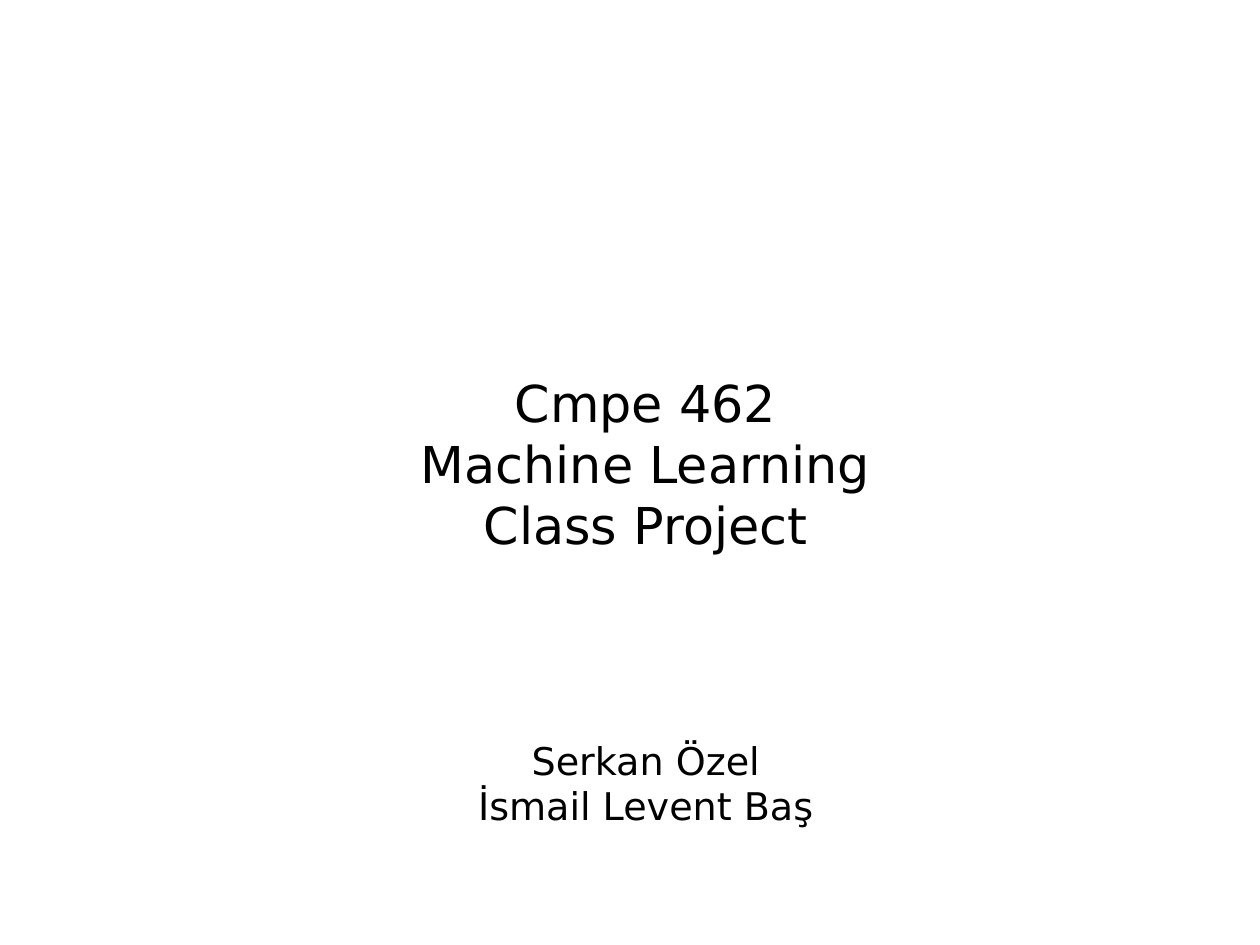
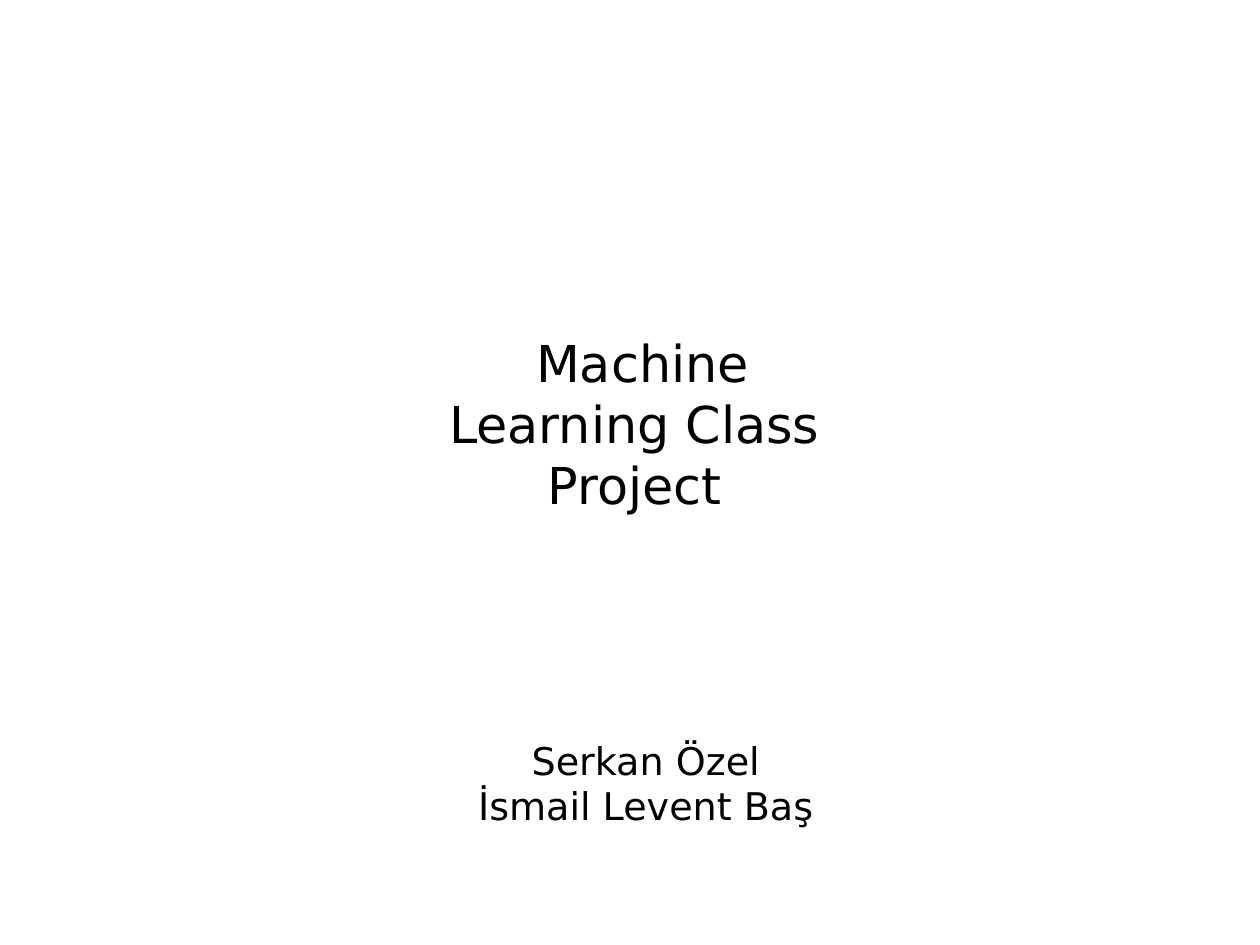
Before and after one commit to srknzl/cmpe462-project, a slide deck: slide 1 of Presentation.odp. Drawn at 1260x945 pixels with LibreOffice and Linux fonts; fonts in the diff are those of the drawing; background and template pictures are left out. Boxes give left, top, right and bottom in pixels: in the first picture for what was removed or moved away, otherwise in the second. Text is boxed around its words. In the diff, an @@ line names an element or a change of style, - is before the commit and + after.

```diff
--- a/Presentation.odp
+++ b/Presentation.odp
@@ text "Machine Learning Class Project" at bbox=[449, 343, 820, 515]: vertical alignment middle to top @@
@@ text at bbox=[449, 343, 820, 515]: text changed @@
-Cmpe 462 Machine Learning
-Class Project
+Machine Learning Class Project
```
Also in this commit, not shown: 4 other slides changed, 3 slides added, 2 other files.
